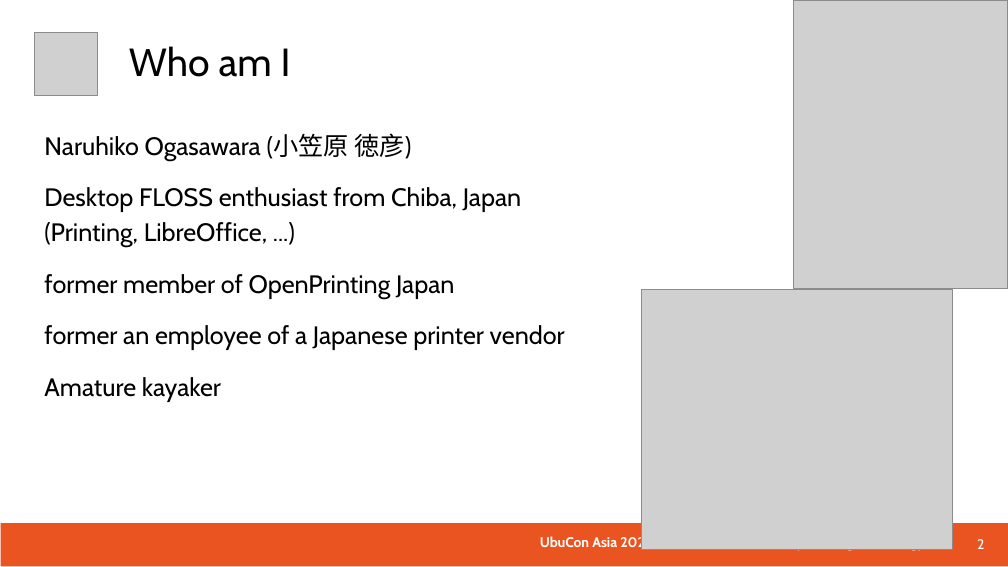
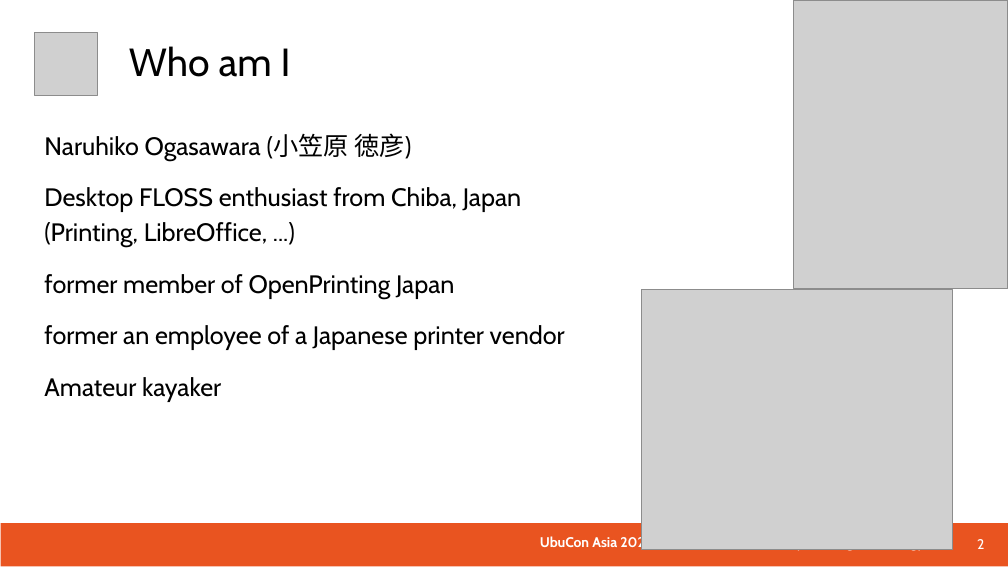
Before and after one commit to naruoga/presentations, a slide deck: slide 2 of Ubucon_2022_Desktop_Printing.odp. Drawn at 1008x567 pixels with LibreOffice and Linux fonts; fonts in the diff are those of the drawing; grey boxes stand for pictures. Boxes give left, top, right and bottom in pixels: in the first picture for what was removed or moved away, otherwise in the second. Text is boxed around its words. In the diff, an @@ line names an element or a change of style, - is before the commit and + after.

```diff
--- a/Ubucon_2022_Desktop_Printing.odp
+++ b/Ubucon_2022_Desktop_Printing.odp
@@ text at (x1=44, y1=377, x2=221, y2=402): text changed @@
-Amature kayaker
+Amateur kayaker
```
Also in this commit, not shown: 5 other slides changed.
